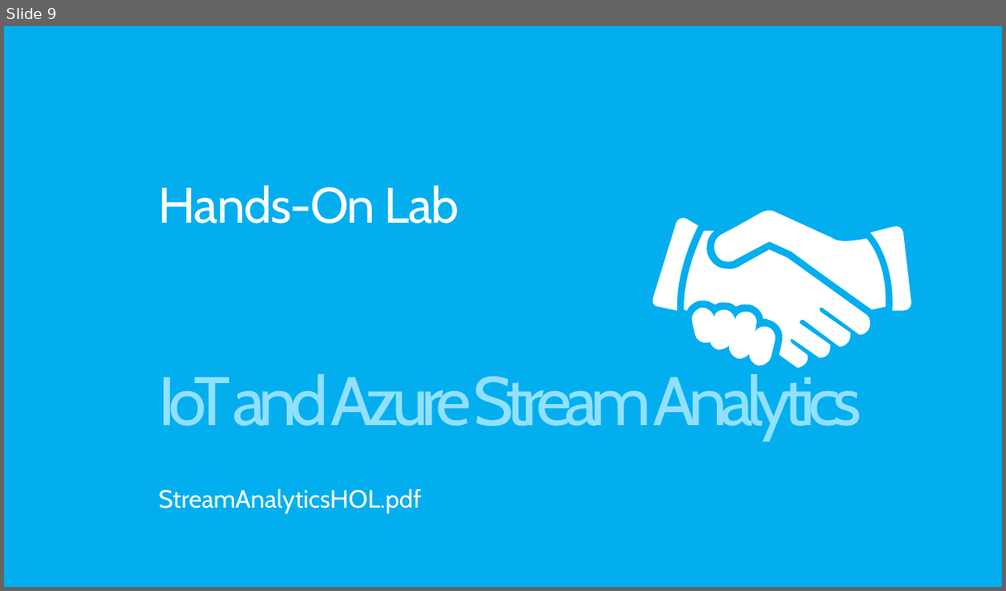
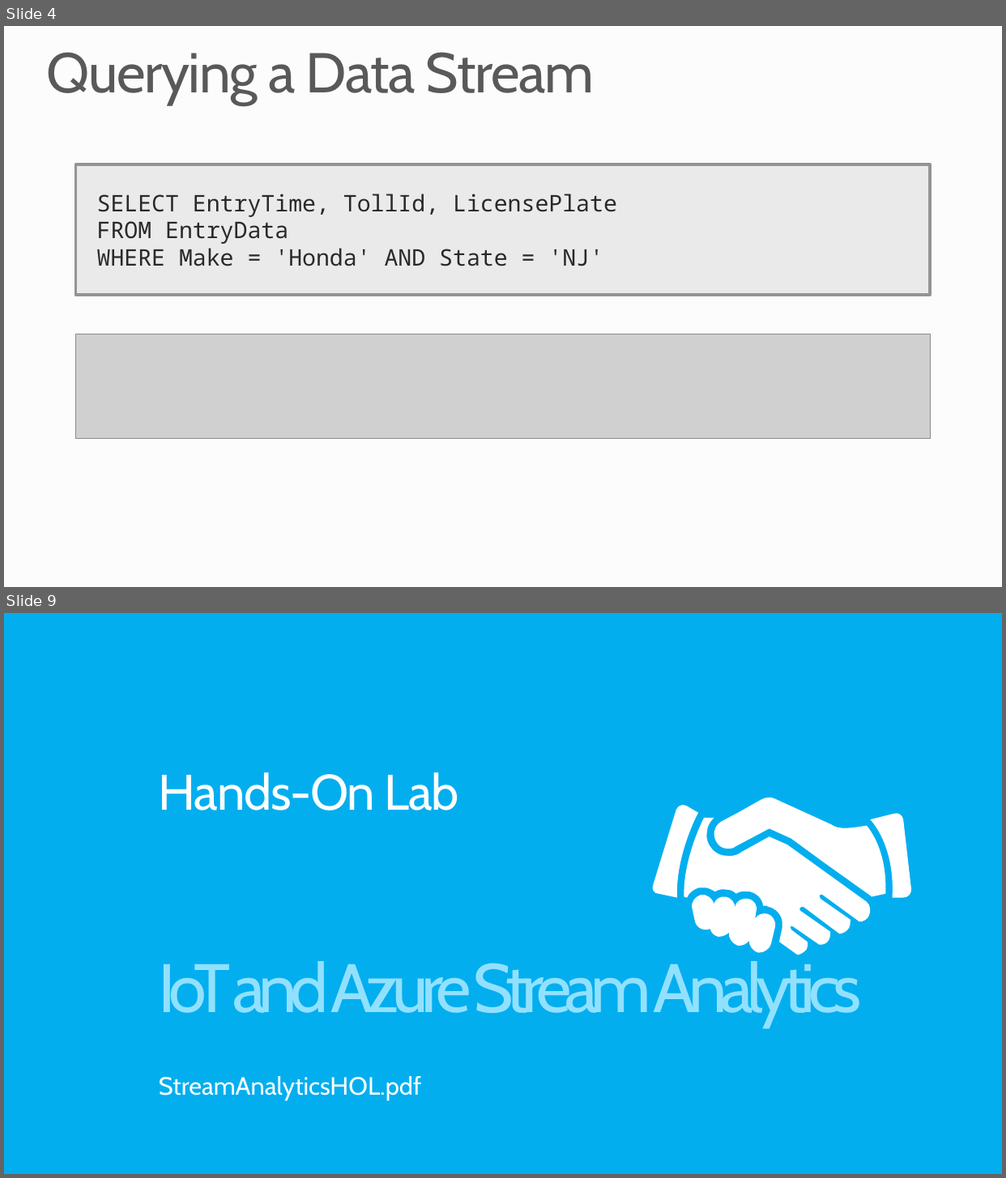
Before and after one commit to MSRConnections/Azure-training-course, a slide deck: Content/Stream Analytics/Azure Stream Analytics.pptx. Shown one above the other, each under a label of ours: slide 9 before the commit, slides 4 and 9 after it; the slides between them are not shown. The pictures are 1006x591 and 1006x1178 pixels, drawn with LibreOffice and Linux fonts; fonts in the diff are those of the drawing; grey boxes stand for pictures; background and template pictures are left out. Boxes give left, top, right and bottom in pixels: in the first picture for what was removed or moved away, otherwise in the second. Text is boxed around its words. In the diff, an @@ line names an element or a change of style, - is before the commit and + after.

```diff
--- a/Content/Stream Analytics/Azure Stream Analytics.pptx
+++ b/Content/Stream Analytics/Azure Stream Analytics.pptx
@@ slide 4 added at <box>4,26,1002,587</box>, background #FCFCFC @@
@@ title added at <box>46,52,594,105</box>, 54 pt, text #595959 @@
+Querying a Data Stream
@@ rectangle added at <box>76,165,931,295</box>, fill #EAEAEA, outline #949494 3 pt, 22 pt, text #292929 @@
+SELECT EntryTime, TollId, LicensePlate
+FROM EntryData
+WHERE Make = 'Honda' AND State = 'NJ'
@@ picture added at <box>76,335,931,439</box> @@
```
Also in this commit, not shown: 2 slides changed, 3 other slides added, 4 slides removed.
